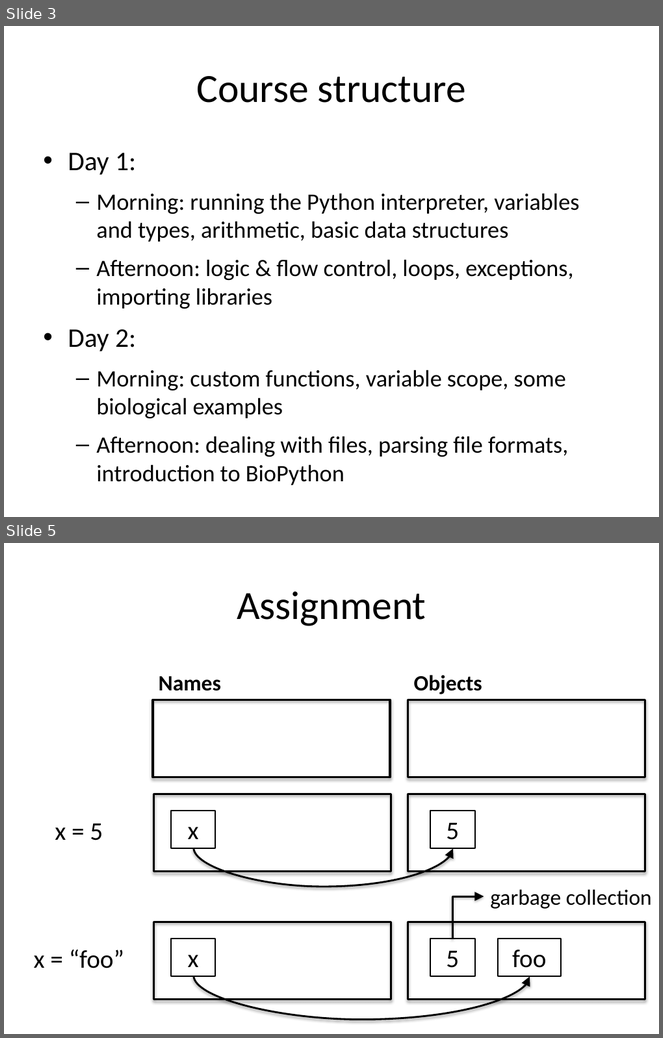
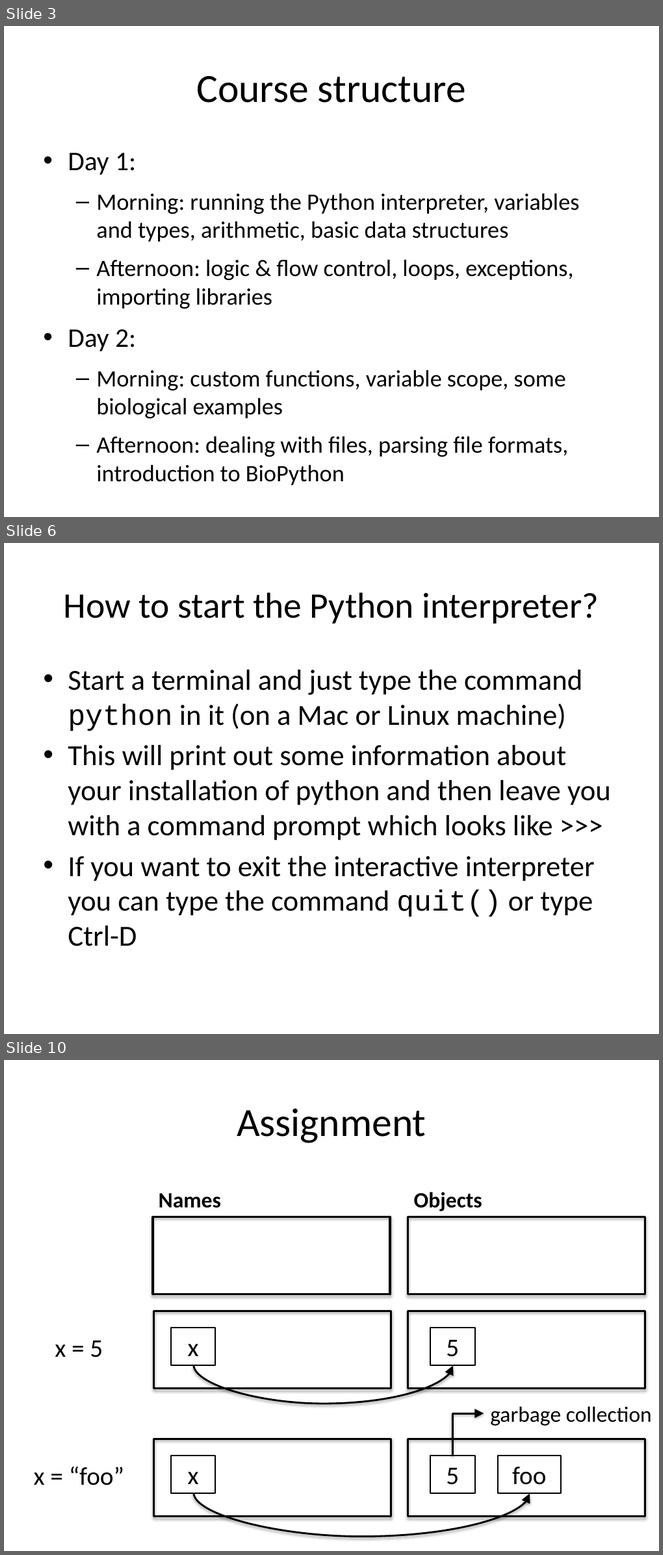
Before and after one commit to pycam/python-basic, a slide deck: course_intro.pptx. Shown one above the other, each under a label of ours: slides 3 and 5 before the commit, slides 3, 6 and 10 after it; the slides between them are not shown. The pictures are 663x1038 and 663x1555 pixels, drawn with LibreOffice and Linux fonts; fonts in the diff are those of the drawing. Boxes give left, top, right and bottom in pixels: in the first picture for what was removed or moved away, otherwise in the second. Text is boxed around its words. In the diff, an @@ line names an element or a change of style, - is before the commit and + after.

Commit message:
add more intro slides, update installation instructions for VM

```diff
--- a/course_intro.pptx
+++ b/course_intro.pptx
@@ slide 6 added at [4,543,659,1034], background #FFFFFF @@
@@ title added at [64,592,599,624], 39.6 pt, text #000000 @@
+How to start the Python interpreter?
@@ text added at [68,670,611,947], 32 pt, text #000000 @@
+• Start a terminal and just type the command python in it (on a Mac or Linux machine)
+• This will print out some information about your installation of python and then leave you with a command prompt which looks like >>>
+• If you want to exit the interactive interpreter you can type the command quit() or type Ctrl-D
@@ what was slide 5 is now slide 10 @@
```
Also in this commit, not shown: 2 slides changed, 4 other slides added, 1 other file.
